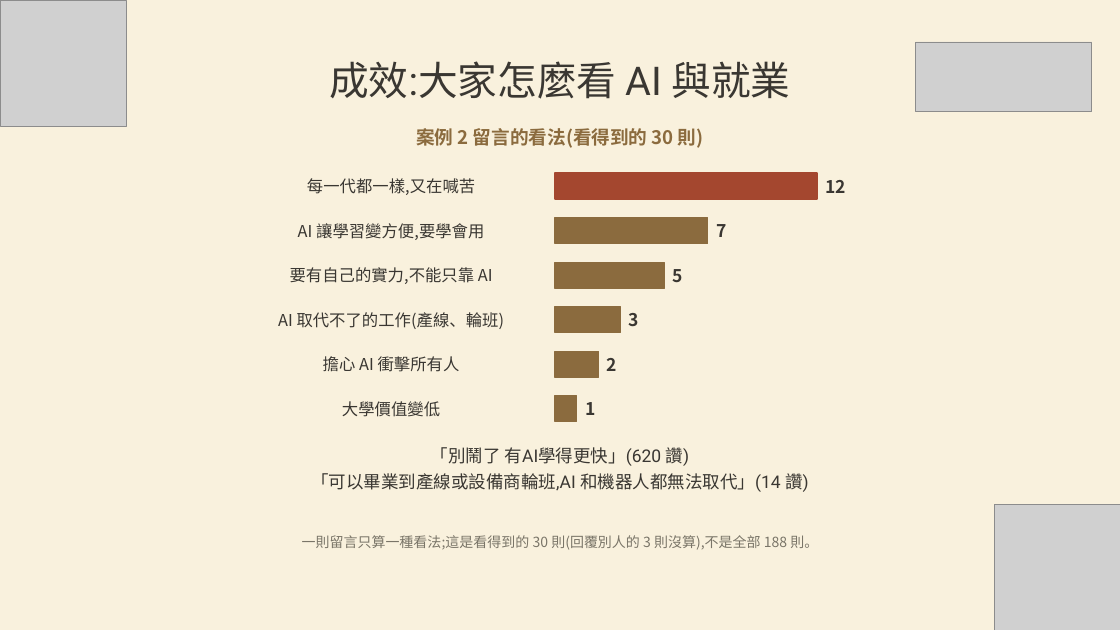
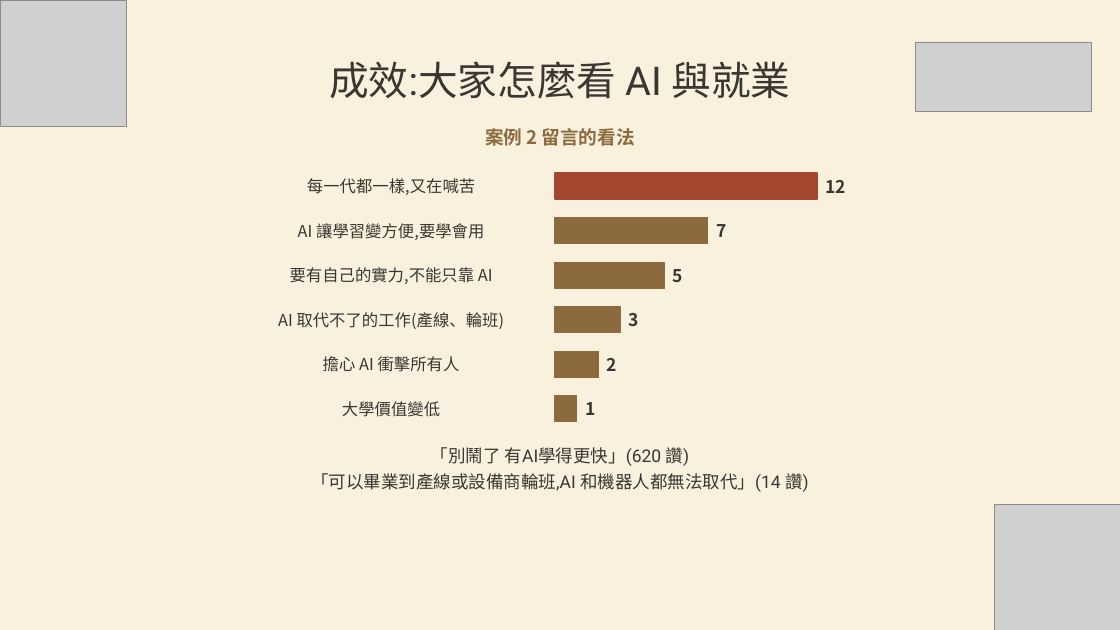
Before and after one commit to tobychien/project-hub, a slide deck: slide 6 of deliverables/邱偉浩-元智大學-10月B.pptx. Drawn at 1120x630 pixels with LibreOffice and Linux fonts; fonts in the diff are those of the drawing; grey boxes stand for pictures. Boxes give left, top, right and bottom in pixels: in the first picture for what was removed or moved away, otherwise in the second. Text is boxed around its words. In the diff, an @@ line names an element or a change of style, - is before the commit and + after.

```diff
--- a/deliverables/邱偉浩-元智大學-10月B.pptx
+++ b/deliverables/邱偉浩-元智大學-10月B.pptx
@@ text at (485, 128, 635, 146): text changed @@
-案例 2 留言的看法(看得到的 30 則)
+案例 2 留言的看法
@@ text removed at (302, 535, 818, 550) @@
-一則留言只算一種看法;這是看得到的 30 則(回覆別人的 3 則沒算),不是全部 188 則。
```
Also in this commit, not shown: 4 other slides changed, 1 other file.
